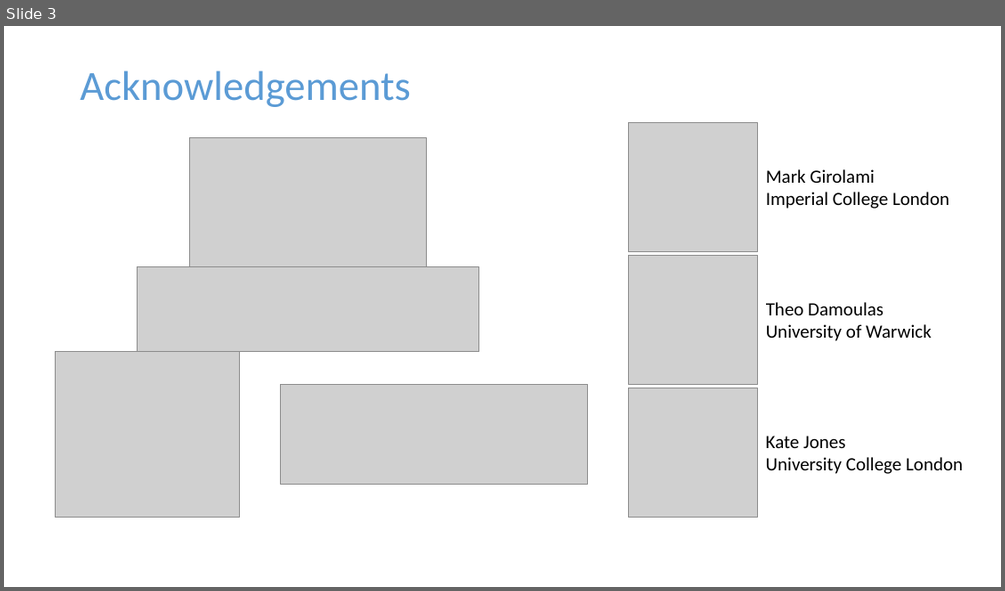
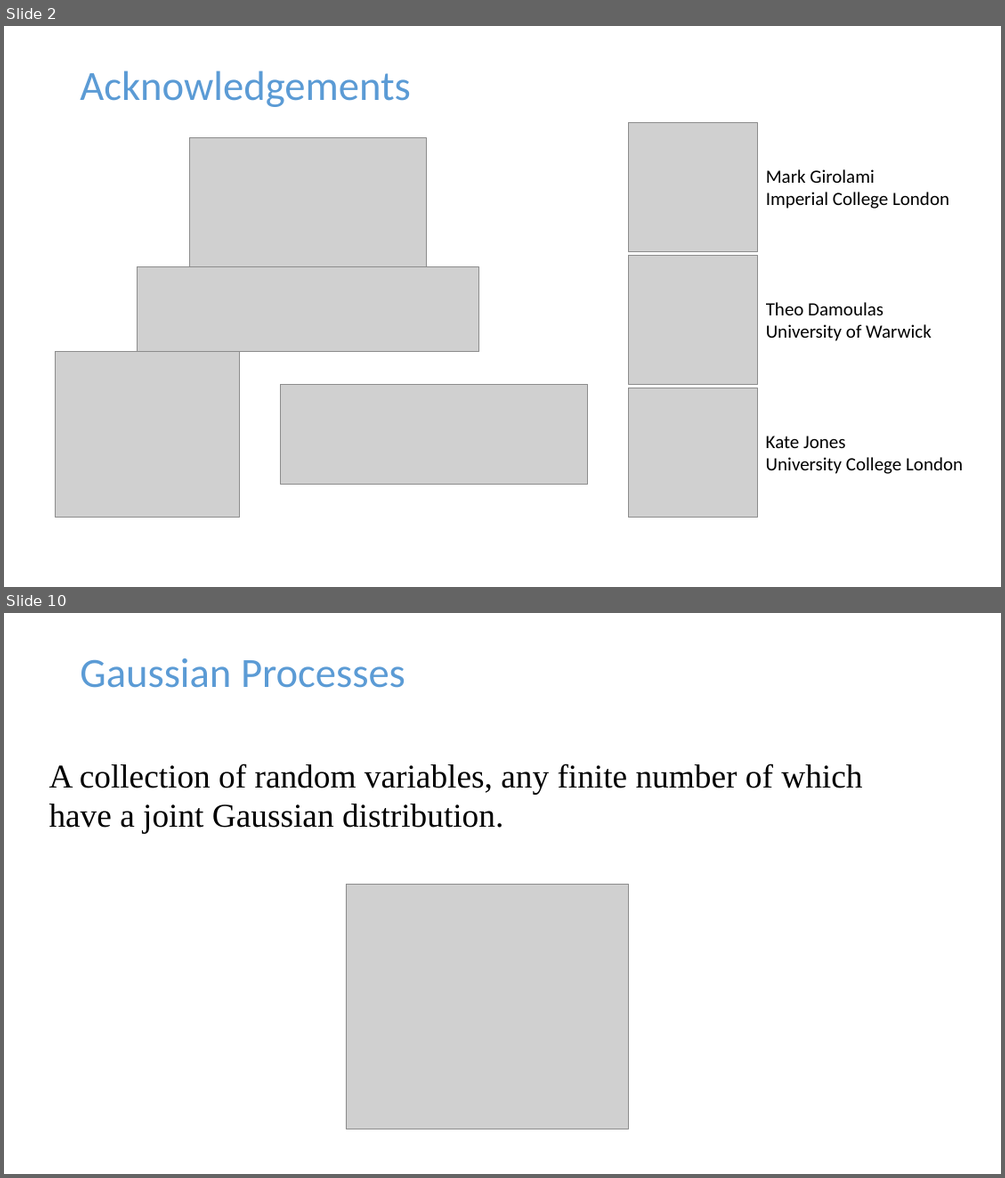
Before and after one commit to jpmeagher/SDS_Imperial, a slide deck: Presentation/Slides/Draft_0.pptx. Shown one above the other, each under a label of ours: slide 3 before the commit, slides 2 and 10 after it; the slides between them are not shown. The pictures are 1005x591 and 1005x1178 pixels, drawn with LibreOffice and Linux fonts; fonts in the diff are those of the drawing; grey boxes stand for pictures. Boxes give left, top, right and bottom in pixels: in the first picture for what was removed or moved away, otherwise in the second. Text is boxed around its words. In the diff, an @@ line names an element or a change of style, - is before the commit and + after.

```diff
--- a/Presentation/Slides/Draft_0.pptx
+++ b/Presentation/Slides/Draft_0.pptx
@@ slide 10 added at (x1=4, y1=613, x2=1001, y2=1174), background #FFFFFF @@
@@ title added at (x1=80, y1=658, x2=405, y2=688), 40 pt, text #5B9BD5 @@
+Gaussian Processes
@@ text added at (x1=49, y1=763, x2=862, y2=834), 32 pt, text #000000 @@
+A collection of random variables, any finite number of which have a joint Gaussian distribution.
@@ picture added at (x1=346, y1=884, x2=629, y2=1129) @@
@@ what was slide 3 is now slide 2 @@
```
Also in this commit, not shown: 2 slides changed, 18 other slides added, 3 slides removed, 2 other files.
